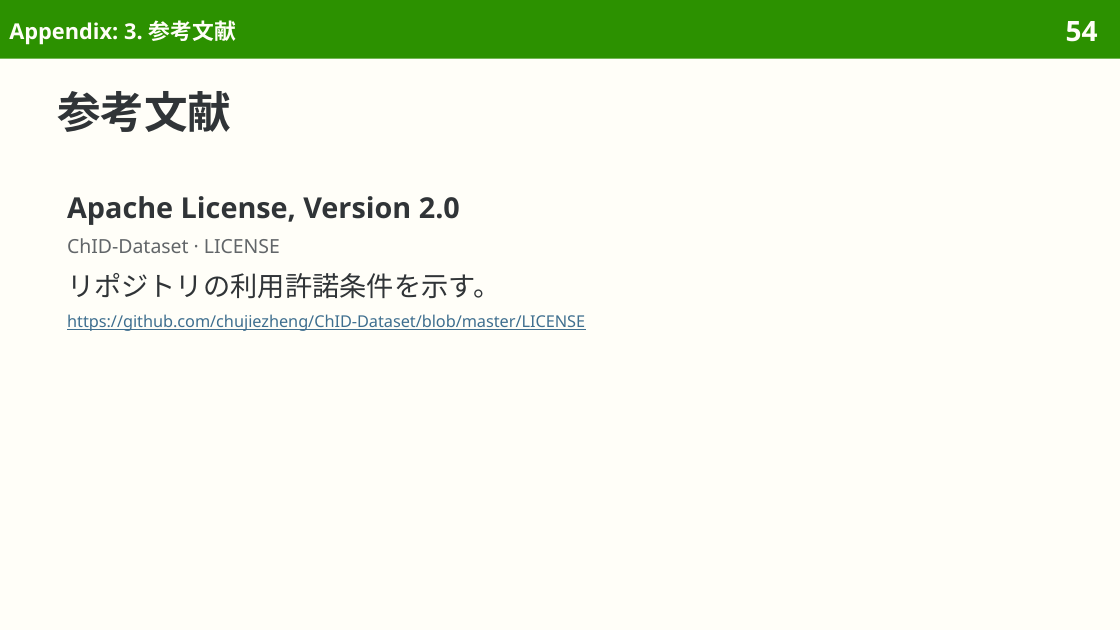
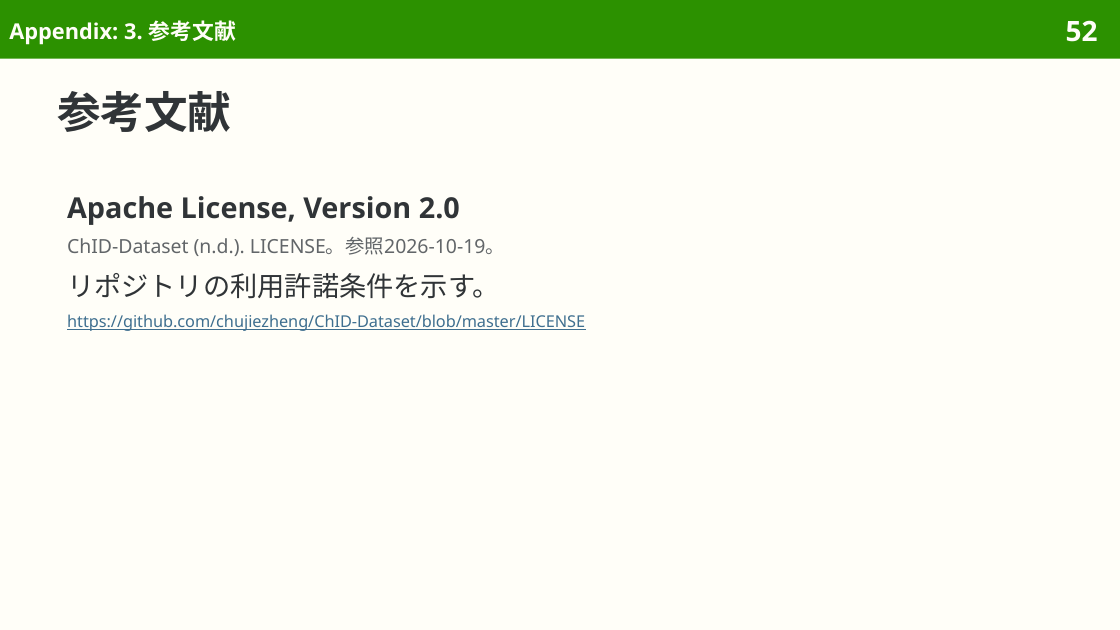
Before and after one commit to sasakiy84/datasets-in-10-minutes, a slide deck: slide 52 of slides/datasets-in-10-minutes-chid.pptx (slide 54 before the commit). Drawn at 1120x630 pixels with LibreOffice and Linux fonts; fonts in the diff are those of the drawing. Boxes give left, top, right and bottom in pixels: in the first picture for what was removed or moved away, otherwise in the second. Text is boxed around its words. In the diff, an @@ line names an element or a change of style, - is before the commit and + after.

```diff
--- a/slides/datasets-in-10-minutes-chid.pptx
+++ b/slides/datasets-in-10-minutes-chid.pptx
@@ page number at (1066, 20, 1098, 42): text changed @@
-54
+52
@@ text at (67, 237, 505, 256): text changed @@
-ChID-Dataset · LICENSE
+ChID-Dataset (n.d.). LICENSE。参照2026-10-19。
```
Also in this commit, not shown: 12 other slides changed, 2 slides removed, 47 other files.
